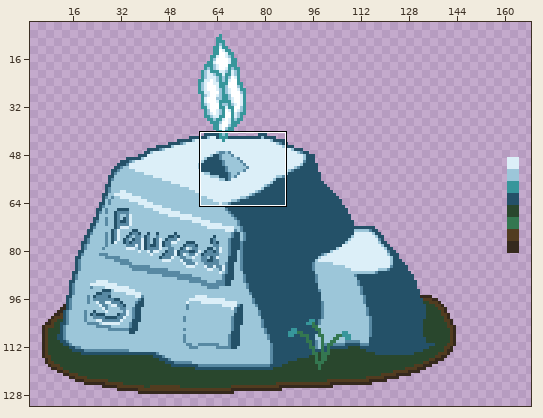
A pixel-art file gets an edit: Art Tests/PauseMenuIdea.aseprite. Above, an overview of the earlier version with the close-up marked.
Close-up. The starting point:
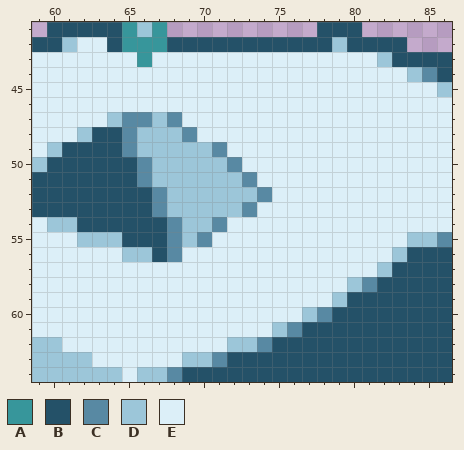
240x136 pixels, 1 frame. Shown: x 59..86, y 41..64. The wide view leaves out empty margins.
Visible layers, top first: "Layer 3", "Layer 2", "Layer 1".
Palette (. is transparent): A #37969b  B #245168  C #5889a3  D #9cc6d9  E #dceff8
Pixels before, first column x 59:
41 .BBBBBADA..........BBB......
42 BBDEEBAAABBBBBBBBBBBDBBBB...
43 EEEEEEEAEEEEEEEEEEEEEEEDBBBB
44 EEEEEEEEEEEEEEEEEEEEEEEEEDCB
45 EEEEEEEEEEEEEEEEEEEEEEEEEEED
46 EEEEEEEEEEEEEEEEEEEEEEEEEEEE
47 EEEEEDCCDCEEEEEEEEEEEEEEEEEE
48 EEEDBBCDDDCEEEEEEEEEEEEEEEEE
49 EDBBBBCDDDDDCEEEEEEEEEEEEEEE
50 DBBBBBBCDDDDDCEEEEEEEEEEEEEE
51 BBBBBBBCDDDDDDCEEEEEEEEEEEEE
52 BBBBBBBBCDDDDDDCEEEEEEEEEEEE
53 BBBBBBBBCDDDDDCEEEEEEEEEEEEE
54 EDDBBBBBBCDDCEEEEEEEEEEEEEEE
55 EEEDDDBBBCDCEEEEEEEEEEEEEDDC
56 EEEEEEDDBCEEEEEEEEEEEEEEDBBB
57 EEEEEEEEEEEEEEEEEEEEEEEDBBBB
58 EEEEEEEEEEEEEEEEEEEEEDCBBBBB
59 EEEEEEEEEEEEEEEEEEEEDBBBBBBB
60 EEEEEEEEEEEEEEEEEEDCBBBBBBBB
61 EEEEEEEEEEEEEEEEDCBBBBBBBBBB
62 DDEEEEEEEEEEEDDCBBBBBBBBBBBB
63 DDDDEEEEEEDDCBBBBBBBBBBBBBBB
64 DDDDDDEDDCBBBBBBBBBBBBBBBBBB
After:
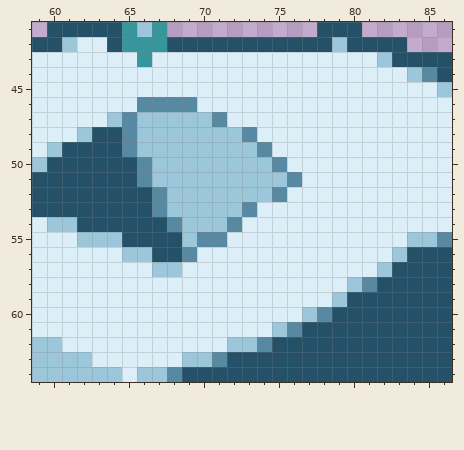
Changes in this commit:
Changed rows in their new state; - is an unchanged pixel.
Layer "Layer 2":
first column x 66:
46 CCCC-------
47 D-DDDC-----
48 ---DDDDC---
49 -----DDDC--
50 ------DDDC-
51 -------DDDC
52 --------DC-
54 -----DC----
55 --B--C-----
56 --BC-------
57 -DD--------
Where, in picture pixels (left, top, right, bottom), the same in both close-ups:
changed: (137, 97, 302, 277)
